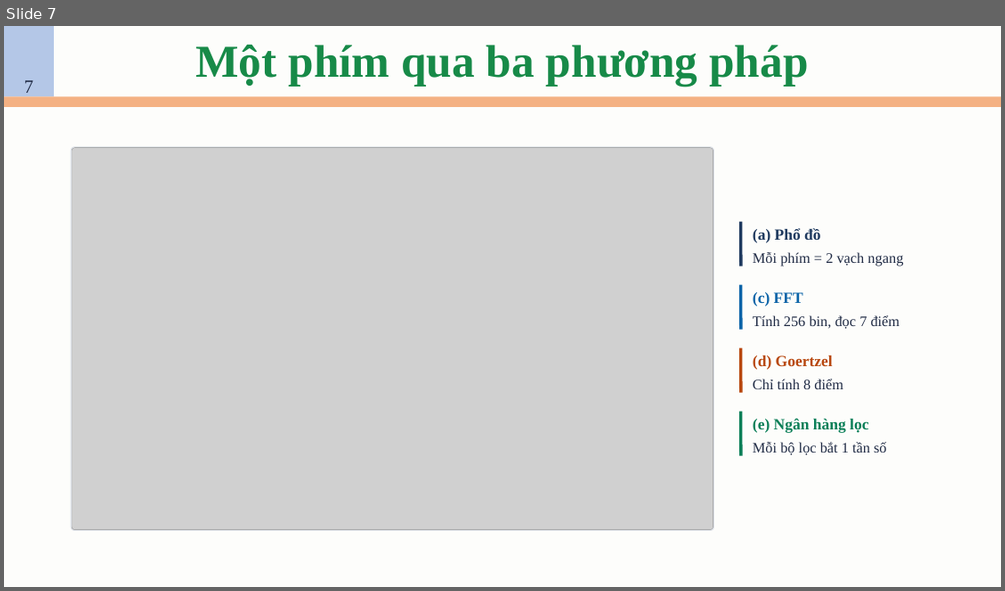
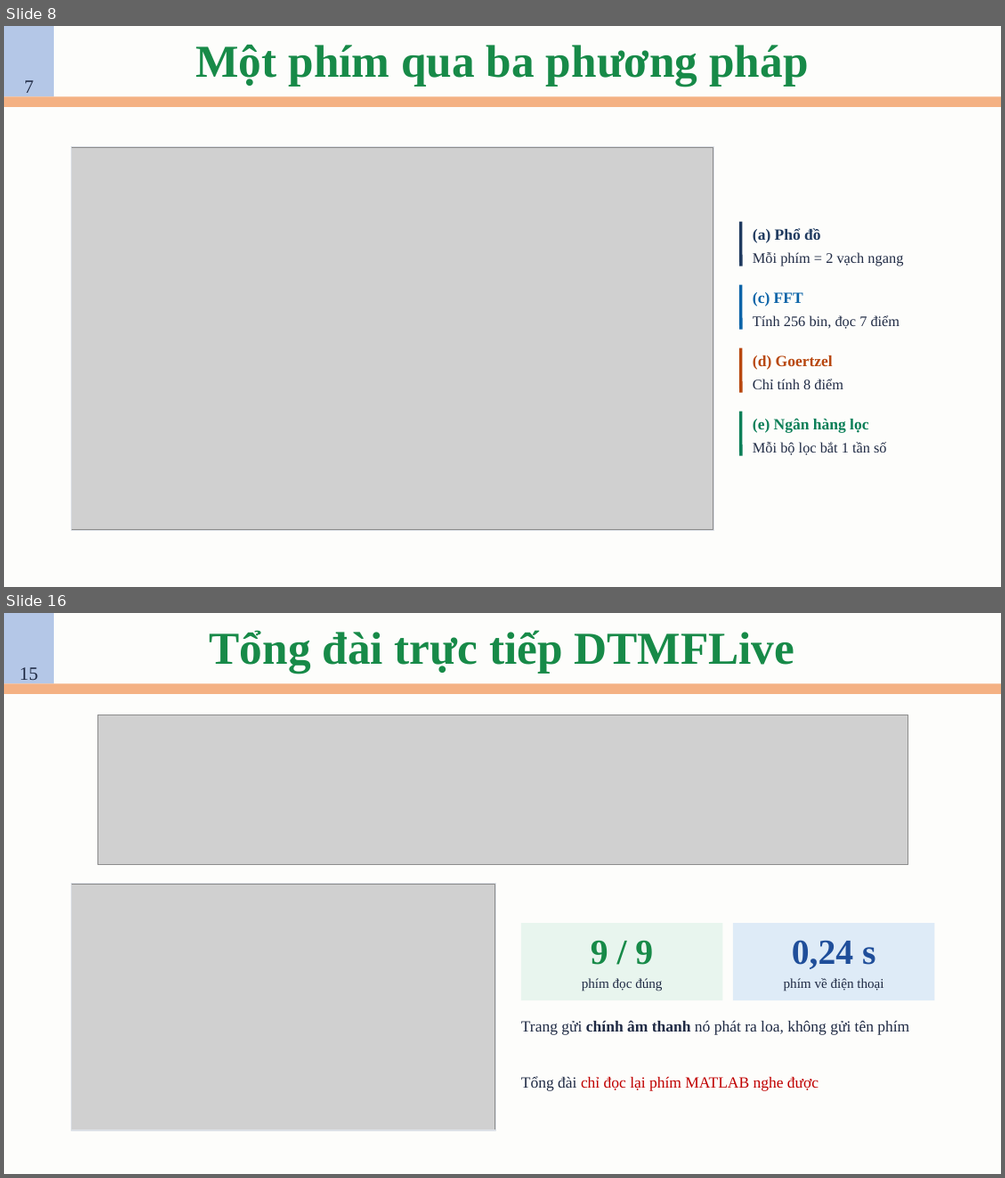
Before and after one commit to AIVIETNAM-AIO-DoHongNhat/DTMF, a slide deck: slides/Hệ thống phát và giải mã tín hiệu DTMF.pptx. Shown one above the other, each under a label of ours: slide 7 before the commit, slides 8 and 16 after it; the slides between them are not shown. The pictures are 1005x591 and 1005x1178 pixels, drawn with LibreOffice and Linux fonts; fonts in the diff are those of the drawing; grey boxes stand for pictures. Boxes give left, top, right and bottom in pixels: in the first picture for what was removed or moved away, otherwise in the second. Text is boxed around its words. In the diff, an @@ line names an element or a change of style, - is before the commit and + after.

```diff
--- a/slides/Hệ thống phát và giải mã tín hiệu DTMF.pptx
+++ b/slides/Hệ thống phát và giải mã tín hiệu DTMF.pptx
@@ slide 16 added at <box>4,613,1001,1174</box>, background #FDFDFB @@
@@ rectangle added at <box>4,613,54,683</box>, fill #B4C7E7, 18 pt, text #1F2A44 @@
+15
@@ title added at <box>210,630,795,674</box>, 44 pt, text #178A48, bold @@
+Tổng đài trực tiếp DTMFLive
@@ rectangle added at <box>4,683,1001,694</box>, fill #F4B183 @@
@@ picture added at <box>97,714,907,865</box> @@
@@ picture added at <box>72,884,495,1129</box> @@
@@ rectangle added at <box>72,884,496,1130</box>, outline #DDE1E7 1 pt @@
@@ rectangle added at <box>521,924,722,1001</box>, fill #E8F5EE @@
@@ rectangle added at <box>733,924,934,1001</box>, fill #DEEBF7 @@
@@ text added at <box>591,940,653,965</box>, 34 pt, text #178A48, bold @@
+9 / 9
@@ text added at <box>792,940,875,969</box>, 34 pt, text #1F4E9A, bold @@
+0,24 s
@@ text added at <box>582,978,662,991</box>, 13 pt, text #1F2A44 @@
+phím đọc đúng
@@ text added at <box>784,978,883,991</box>, 13 pt, text #1F2A44 @@
+phím về điện thoại
@@ text added at <box>521,1020,909,1035</box>, 15 pt, text #1F2A44 @@
+Trang gửi chính âm thanh nó phát ra loa, không gửi tên phím
@@ text added at <box>521,1076,818,1091</box>, 15 pt, text #C00000 @@
+Tổng đài chỉ đọc lại phím MATLAB nghe được
@@ what was slide 7 is now slide 8 @@
@@ slide 8 changed as well @@
@@ rectangle at <box>71,146,714,531</box>: rounded rectangle to rectangle @@
@@ rectangle at <box>72,147,714,530</box>: rounded rectangle to rectangle @@
```
Also in this commit, not shown: 14 other slides changed, 10 other slides added, 2 slides removed, 5 other files.
